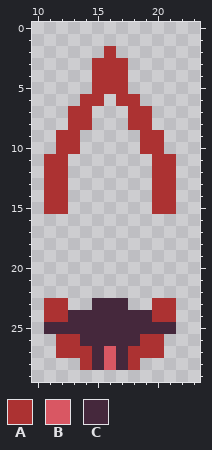
Pixel-art sprite, stored at data/images/entities/boss/idle/08.png. Above: the version before the commit.
The file is 32x32 pixels. Shown: x 10..23, y 0..29.
Palette (. is transparent): A #ac3232  B #d95763  C #45283c
Pixels before, first column x 11:
 2 .....A.....
 3 ....AAA....
 4 ....AAA....
 5 ....AAA....
 6 ...AA.AA...
 7 ..AA...AA..
 8 ..AA...AA..
 9 .AA.....AA.
10 .AA.....AA.
11 AA.......AA
12 AA.......AA
13 AA.......AA
14 AA.......AA
15 AA.......AA
16 ...........
17 ...........
18 ...........
19 ...........
20 ...........
21 ...........
22 ...........
23 AA..CCC..AA
24 AACCCCCCCAA
25 CCCCCCCCCCC
26 .AACCCCCAA.
27 .AAACBCAAA.
28 ...ACBCA...
After the commit:
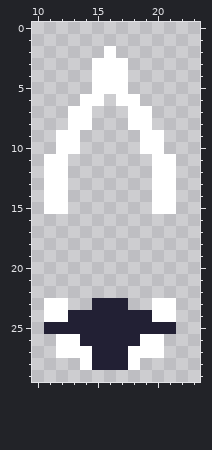
Changes in this commit:
colour A: #ac3232 -> #ffffff
colour C: #45283c -> #222034
y 27..28: x 16 B -> C
Boxes around the changes in both pictures, in picture pixels (x1, y1, x2, y2):
changed: (44, 46, 176, 214)
changed: (44, 298, 176, 370)
